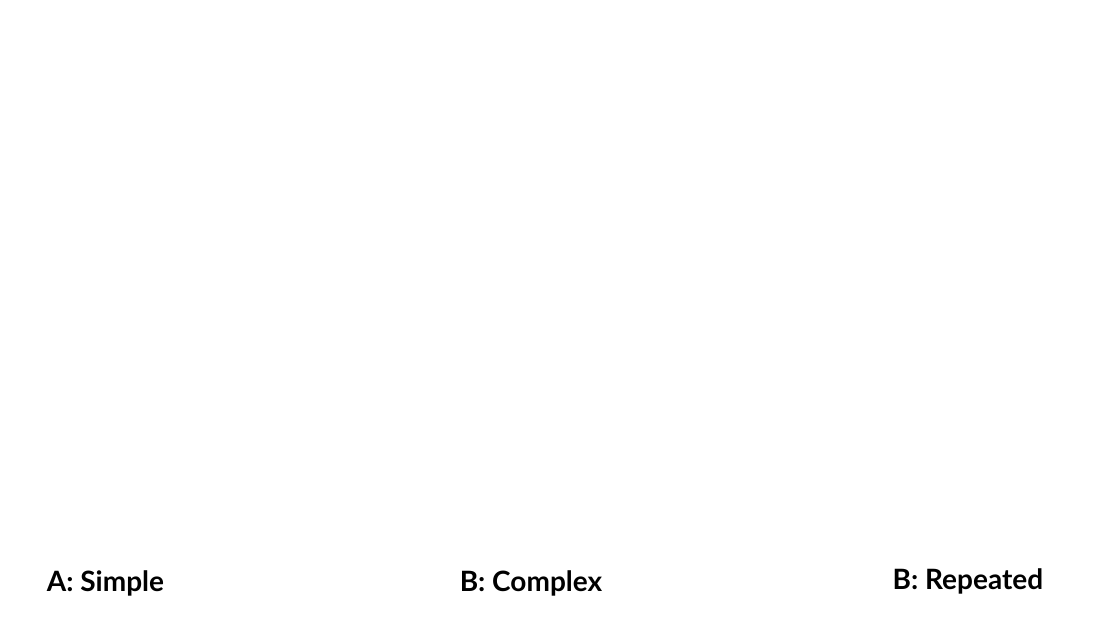
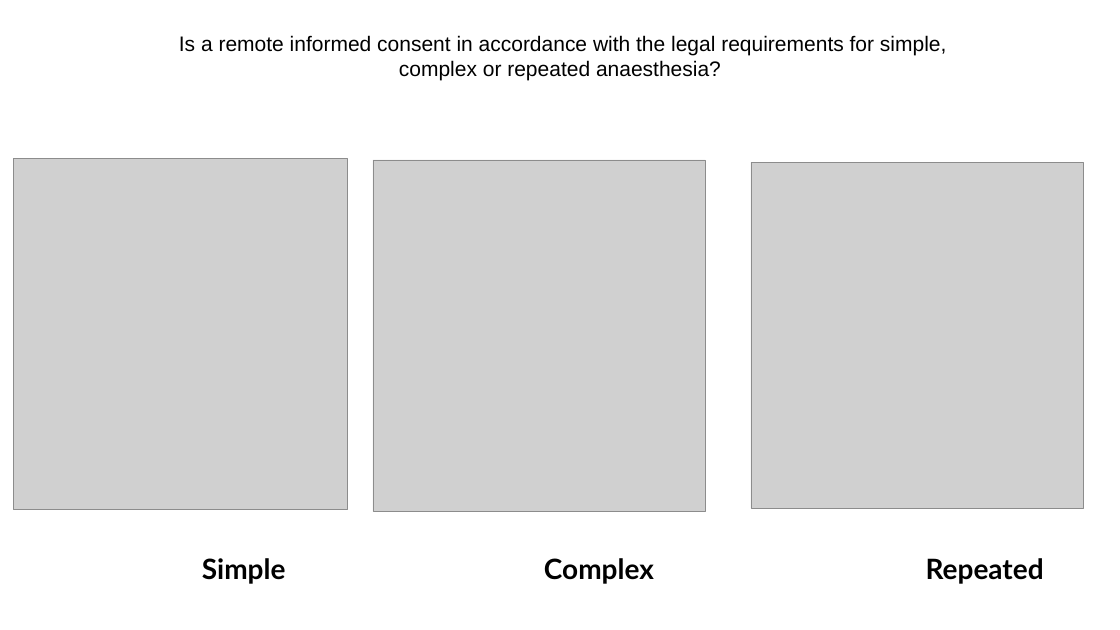
Before and after one commit to GrigorijSchleifer/EJA-ESAIC-survey, a slide deck: slide 2 of Plots.pptx (slide 3 before the commit). Drawn at 1120x630 pixels with LibreOffice and Linux fonts; fonts in the diff are those of the drawing; grey boxes stand for pictures. Boxes give left, top, right and bottom in pixels: in the first picture for what was removed or moved away, otherwise in the second. Text is boxed around its words. In the diff, an @@ line names an element or a change of style, - is before the commit and + after.

```diff
--- a/Plots.pptx
+++ b/Plots.pptx
@@ text added at (x1=179, y1=35, x2=946, y2=81), 18 pt, text #000000 @@
+Is a remote informed consent in accordance with the legal requirements for simple, complex or repeated anaesthesia?
@@ picture added at (x1=13, y1=158, x2=348, y2=509) @@
@@ picture added at (x1=373, y1=160, x2=706, y2=511) @@
@@ picture added at (x1=751, y1=162, x2=1084, y2=508) @@
@@ text at (x1=202, y1=558, x2=286, y2=584): text changed @@
-A: Simple
+Simple
@@ text at (x1=544, y1=558, x2=654, y2=584): text changed @@
-B: Complex
+Complex
@@ text at (x1=926, y1=558, x2=1044, y2=584): text changed @@
-B: Repeated
+Repeated
```
Also in this commit, not shown: 1 other slide changed.
